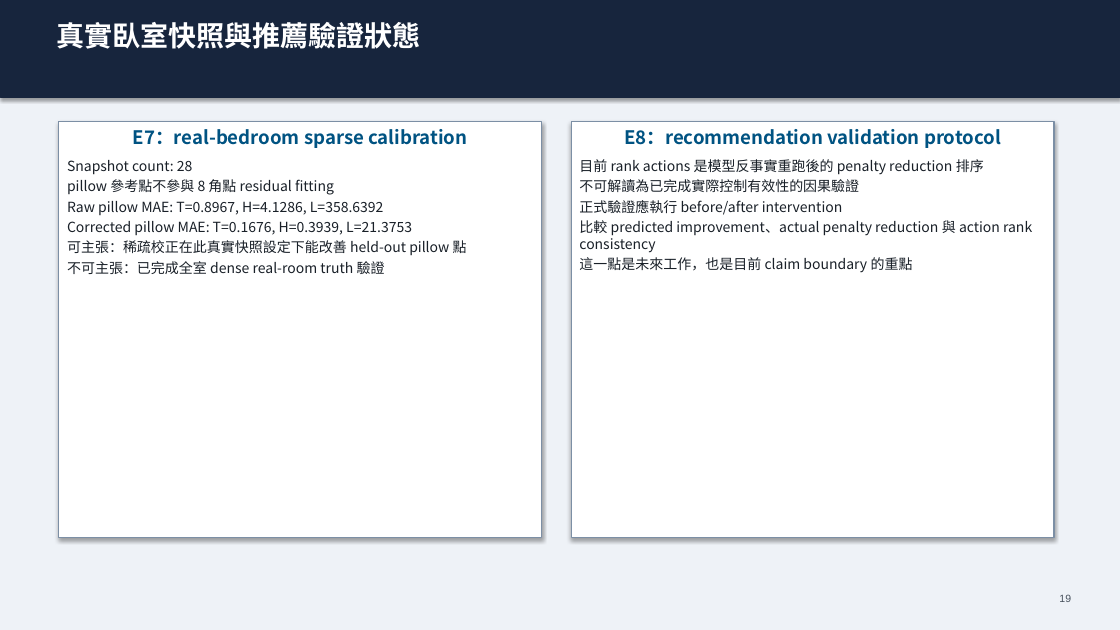
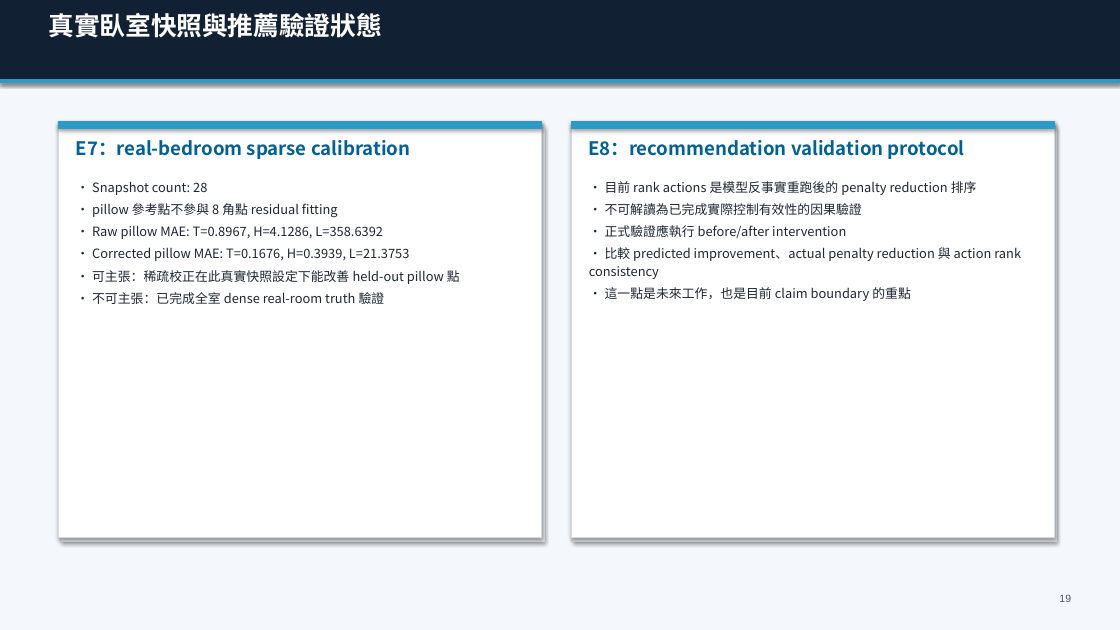
Before and after one commit to Yunitrish006006/A-Spatial-Digital-Twin-Prototype-for-Indoor-Spaces-with-Environmental-Factors, a slide deck: slide 19 of docs/papers/thesis/thesis_presentation_zh_30min.pptx. Drawn at 1120x630 pixels with LibreOffice and Linux fonts; fonts in the diff are those of the drawing. Boxes give left, top, right and bottom in pixels: in the first picture for what was removed or moved away, otherwise in the second. Text is boxed around its words. In the diff, an @@ line names an element or a change of style, - is before the commit and + after.

Commit message:
feat: 更新簡報生成腳本以改善文本適應性和視覺效果

```diff
--- a/docs/papers/thesis/thesis_presentation_zh_30min.pptx
+++ b/docs/papers/thesis/thesis_presentation_zh_30min.pptx
@@ background #EEF2F7 to #F4F7FB @@
@@ rectangle: place and size @@
-rectangle at box(0, 0, 1120, 97)
+rectangle at box(0, 0, 1120, 82)
@@ rectangle at box(0, 0, 1120, 82): fill #17253D to #122033; outline #17253D 0.75 pt to #122033 0.75 pt @@
@@ text "真實臥室快照與推薦驗證狀態" at box(49, 13, 382, 38): size 24 to 22 pt @@
@@ rectangle added at box(0, 80, 1120, 82), fill #2D9BC8, outline #2D9BC8 0.75 pt @@
@@ rectangle added at box(59, 122, 542, 538), fill #FFFFFF, outline #D1DBE7 0.8 pt @@
@@ rectangle added at box(59, 122, 542, 129), fill #2D9BC8, outline #2D9BC8 0.75 pt @@
@@ rectangle added at box(61, 125, 544, 541), fill #E2E8F0, outline #E2E8F0 0.75 pt @@
@@ text added at box(76, 140, 410, 159), 16 pt, text #006194, bold @@
+E7：real-bedroom sparse calibration
@@ rectangle added at box(571, 122, 1054, 538), fill #FFFFFF, outline #D1DBE7 0.8 pt @@
@@ rectangle added at box(571, 122, 1054, 129), fill #2D9BC8, outline #2D9BC8 0.75 pt @@
@@ rectangle added at box(574, 125, 1057, 541), fill #E2E8F0, outline #E2E8F0 0.75 pt @@
@@ text added at box(588, 140, 965, 159), 16 pt, text #006194, bold @@
+E8：recommendation validation protocol
@@ text "• Snapshot count: 28" at box(92, 181, 460, 304): fill #FFFFFF to none; outline #7C8FA5 1.2 pt to none; shadow off @@
@@ text "• Snapshot count: 28": place and size @@
-text "• Snapshot count: 28" at box(59, 122, 542, 538)
+text "• Snapshot count: 28" at box(92, 181, 460, 304)
@@ text "• 目前 rank actions 是模型反事實重跑後的 ...": place and size @@
-text "• 目前 rank actions 是模型反事實重跑後的 ..." at box(571, 122, 1054, 538)
+text "• 目前 rank actions 是模型反事實重跑後的 ..." at box(589, 181, 1021, 301)
@@ text "• 目前 rank actions 是模型反事實重跑後的 ..." at box(589, 181, 1021, 301): fill #FFFFFF to none; outline #7C8FA5 1.2 pt to none; shadow off @@
@@ text at box(92, 181, 460, 304): text changed; size 12 to 11 pt; text colour #192028 to #1E2733 @@
-E7：real-bedroom sparse calibration
-Snapshot count: 28
-pillow 參考點不參與 8 角點 residual fitting
-Raw pillow MAE: T=0.8967, H=4.1286, L=358.6392
-Corrected pillow MAE: T=0.1676, H=0.3939, L=21.3753
-可主張：稀疏校正在此真實快照設定下能改善 held-out pillow 點
-不可主張：已完成全室 dense real-room truth 驗證
+• Snapshot count: 28
+• pillow 參考點不參與 8 角點 residual fitting
+• Raw pillow MAE: T=0.8967, H=4.1286, L=358.6392
+• Corrected pillow MAE: T=0.1676, H=0.3939, L=21.3753
+• 可主張：稀疏校正在此真實快照設定下能改善 held-out pillow 點
+• 不可主張：已完成全室 dense real-room truth 驗證
@@ text at box(589, 181, 1021, 301): text changed; size 12 to 11 pt; text colour #192028 to #1E2733 @@
-E8：recommendation validation protocol
-目前 rank actions 是模型反事實重跑後的 penalty reduction 排序
-不可解讀為已完成實際控制有效性的因果驗證
-正式驗證應執行 before/after intervention
-比較 predicted improvement、actual penalty reduction 與 action rank consistency
-這一點是未來工作，也是目前 claim boundary 的重點
+• 目前 rank actions 是模型反事實重跑後的 penalty reduction 排序
+• 不可解讀為已完成實際控制有效性的因果驗證
+• 正式驗證應執行 before/after intervention
+• 比較 predicted improvement、actual penalty reduction 與 action rank consistency
+• 這一點是未來工作，也是目前 claim boundary 的重點
```
Also in this commit, not shown: 52 other slides changed, 2 other files.
